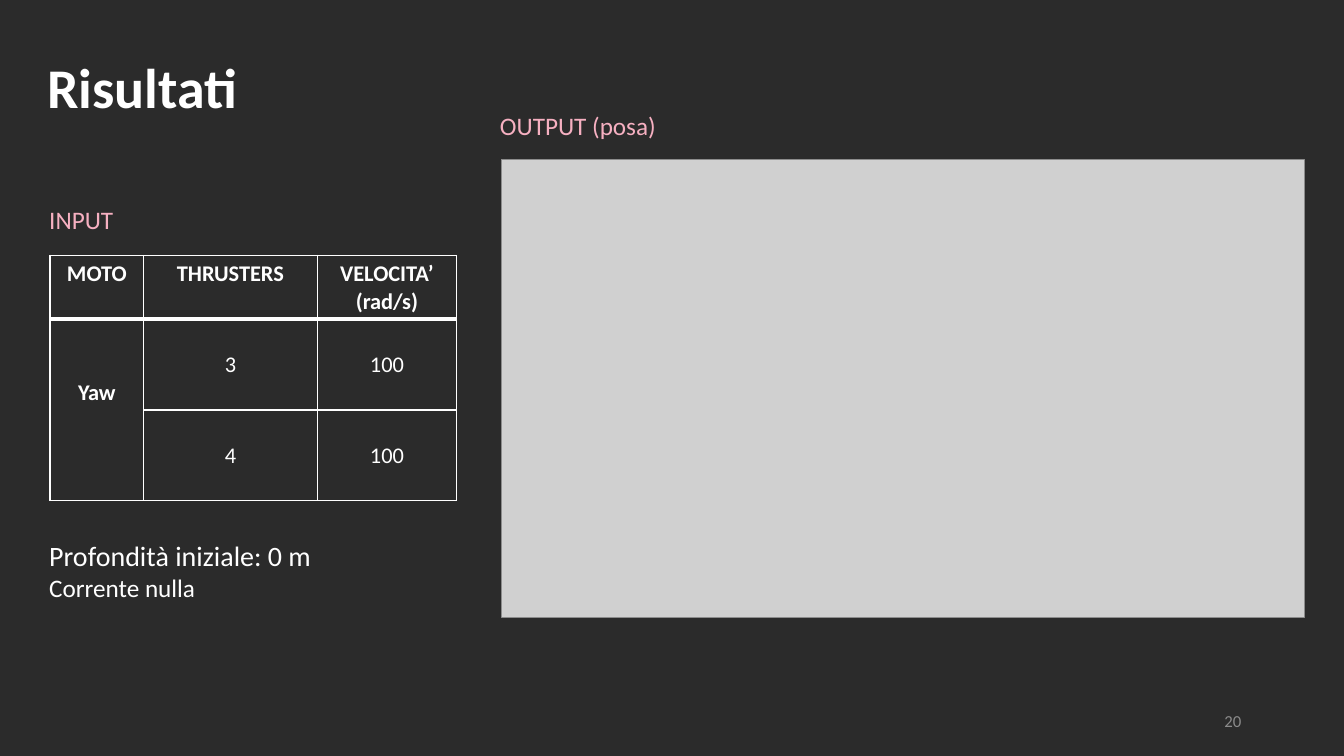
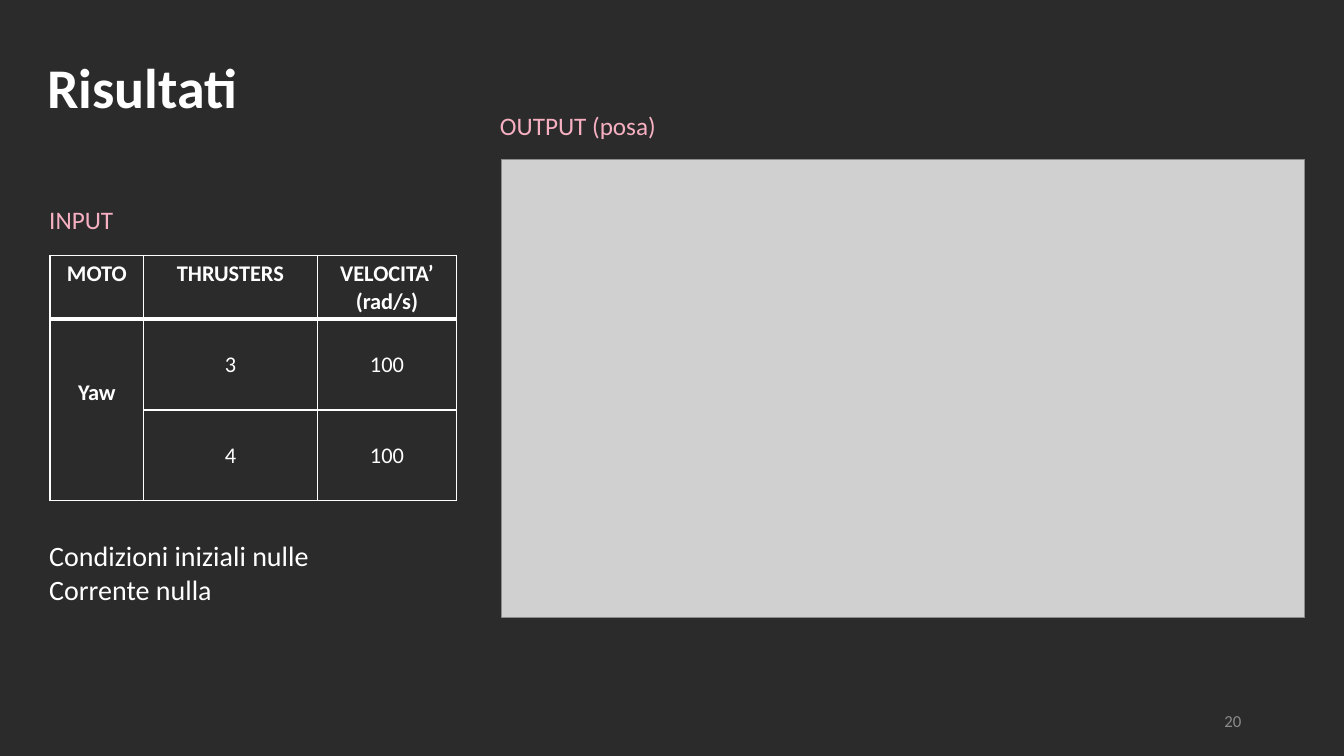
Before and after one commit to polifab/Subacquei_modello, a slide deck: slide 20 of presentazione.pptx. Drawn at 1344x756 pixels with LibreOffice and Linux fonts; fonts in the diff are those of the drawing; grey boxes stand for pictures; background and template pictures are left out; a plain dark background stands for a picture behind light text. Boxes give left, top, right and bottom in pixels: in the first picture for what was removed or moved away, otherwise in the second. Text is boxed around its words. In the diff, an @@ line names an element or a change of style, - is before the commit and + after.

```diff
--- a/presentazione.pptx
+++ b/presentazione.pptx
@@ text at [49, 546, 308, 566]: text changed @@
-Profondità iniziale: 0 m
+Condizioni iniziali nulle
@@ text at [49, 580, 212, 600]: size 18 to 20 pt in "Corrente nulla" @@
```
Also in this commit, not shown: 8 other slides changed, 1 slide added.
